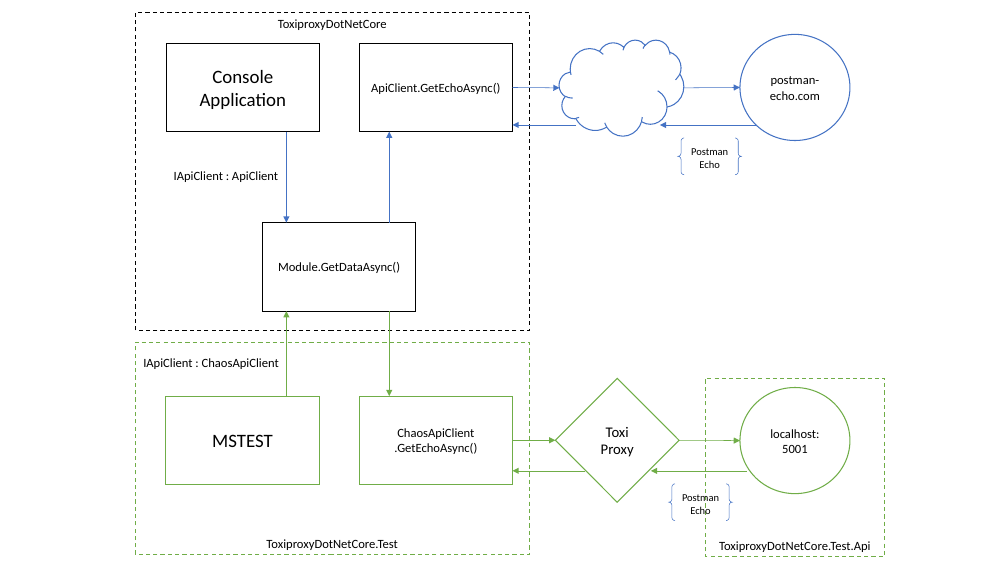
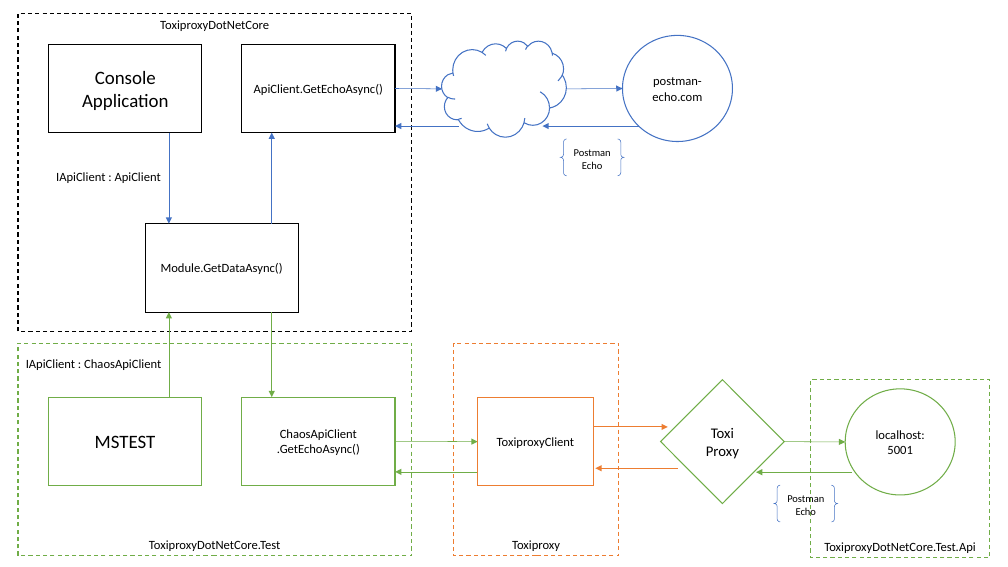
Before and after one commit to aaron-schnieder/dotnet-core-toxiproxy-test-automation, a slide deck: slide 1 of test-automation-architecture.pptx. Drawn at 1008x567 pixels with LibreOffice and Linux fonts; fonts in the diff are those of the drawing. Boxes give left, top, right and bottom in pixels: in the first picture for what was removed or moved away, otherwise in the second. Text is boxed around its words. In the diff, an @@ line names an element or a change of style, - is before the commit and + after.

Commit message:
Added Toxiproxy library and interfaces. Improved README and added integration testing overview.

```diff
--- a/test-automation-architecture.pptx
+++ b/test-automation-architecture.pptx
@@ 7 arrows, 2 rectangles, 2 texts, 1 ellipse, 1 brace pair, 1 cloud: place and size @@
-7 arrows, 2 rectangles, 2 texts, 1 ellipse, 1 brace pair, 1 cloud at (143, 35, 850, 485)
+7 arrows, 2 rectangles, 2 texts, 1 ellipse, 1 brace pair, 1 cloud at (26, 36, 732, 485)
@@ 5 rectangles, 1 arrow: place and size @@
-5 rectangles, 1 arrow at (135, 12, 756, 555)
+5 rectangles, 1 arrow at (18, 14, 639, 556)
@@ rectangle added at (454, 343, 619, 556), fill #FFFFFF, outline #ED7D31 1 pt dashed, 12 pt, text #000000 @@
+Toxiproxy
@@ rectangle added at (478, 397, 594, 485), fill #FFFFFF, outline #ED7D31 1 pt, 12 pt, text #000000 @@
+ToxiproxyClient
@@ arrow moved from (513, 440) - (556, 440) to (395, 442) - (478, 442) @@
@@ arrow added from (594, 427) to (668, 427), #ED7D31 1 pt @@
@@ 2 arrows, 1 ellipse, 1 rectangle, 1 diamond, 1 brace pair: place and size @@
-2 arrows, 1 ellipse, 1 rectangle, 1 diamond, 1 brace pair at (556, 378, 885, 557)
+2 arrows, 1 ellipse, 1 rectangle, 1 diamond, 1 brace pair at (661, 380, 990, 558)
@@ arrow moved from (585, 471) - (513, 471) to (478, 472) - (395, 472) @@
@@ arrow added from (678, 468) to (596, 468), #ED7D31 1 pt @@
```
Also in this commit, not shown: 1 slide added, 13 other files.
